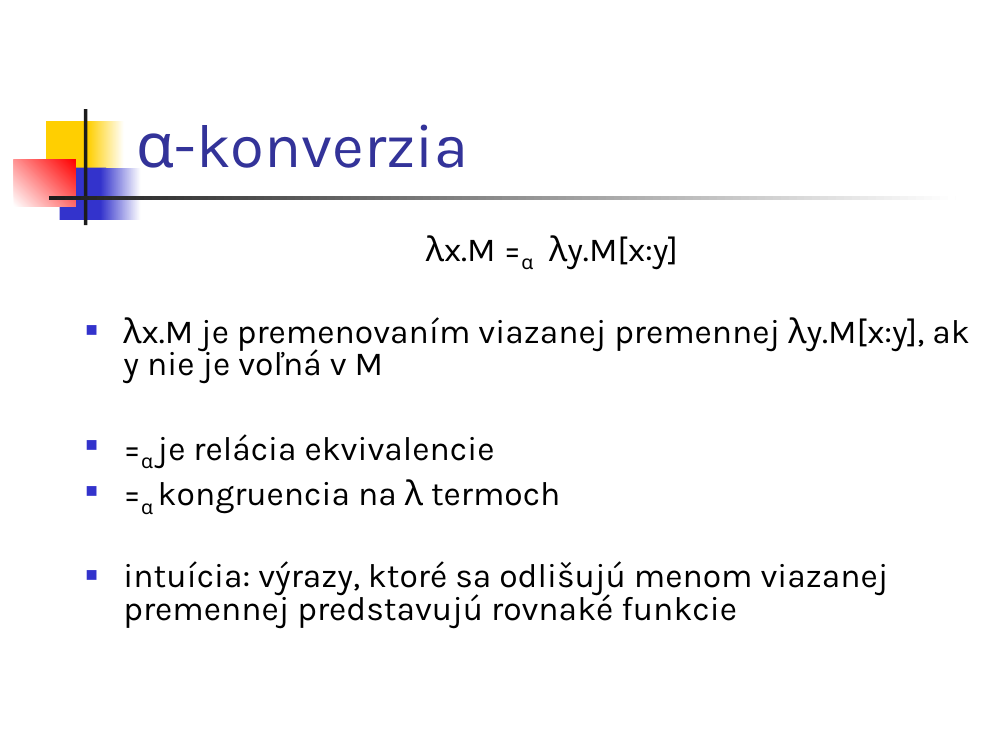
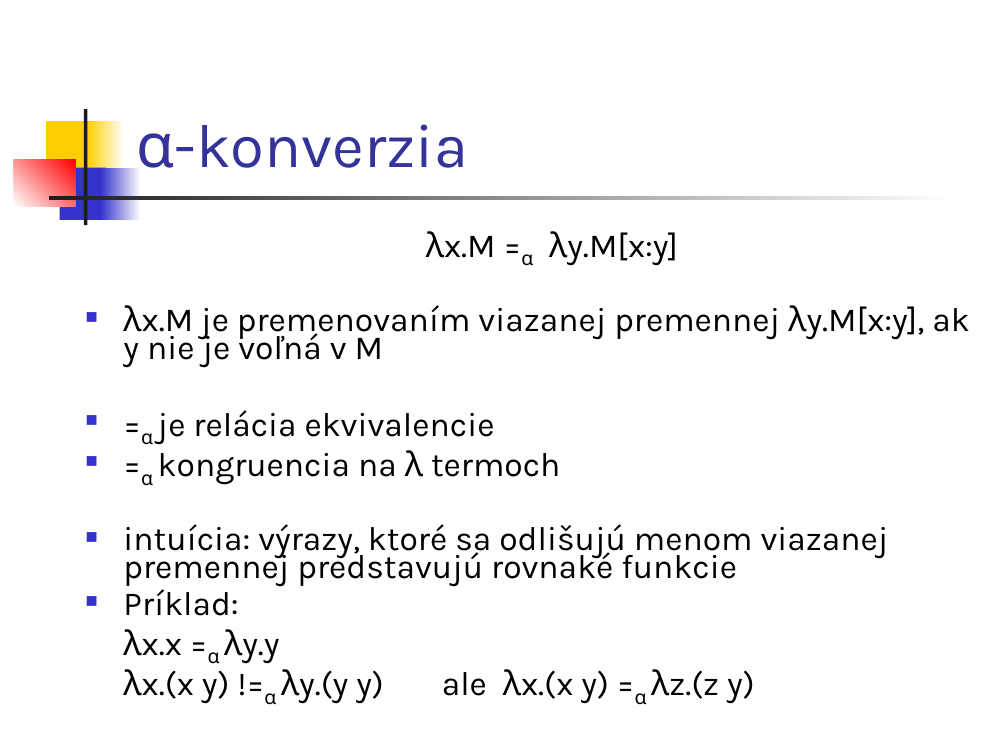
Before and after one commit to Funkcionalne/Prednasky, a slide deck: slide 21 of 05/05_fpro.ppt (slide 19 before the commit). Drawn at 1008x756 pixels with LibreOffice and Linux fonts; fonts in the diff are those of the drawing. Boxes give left, top, right and bottom in pixels: in the first picture for what was removed or moved away, otherwise in the second. Text is boxed around its words. In the diff, an @@ line names an element or a change of style, - is before the commit and + after.

```diff
--- a/05/05_fpro.ppt
+++ b/05/05_fpro.ppt
@@ text at [123, 232, 969, 587]: line spacing 0.8 to 0.7 @@
@@ text at [123, 585, 755, 705]: paragraphs added @@
+■ Príklad:
+λx.x =α λy.y
+λx.(x y) !=α λy.(y y) ale λx.(x y) =α λz.(z y)
```
Also in this commit, not shown: 11 other slides changed, 3 slides added, 6 other files.
